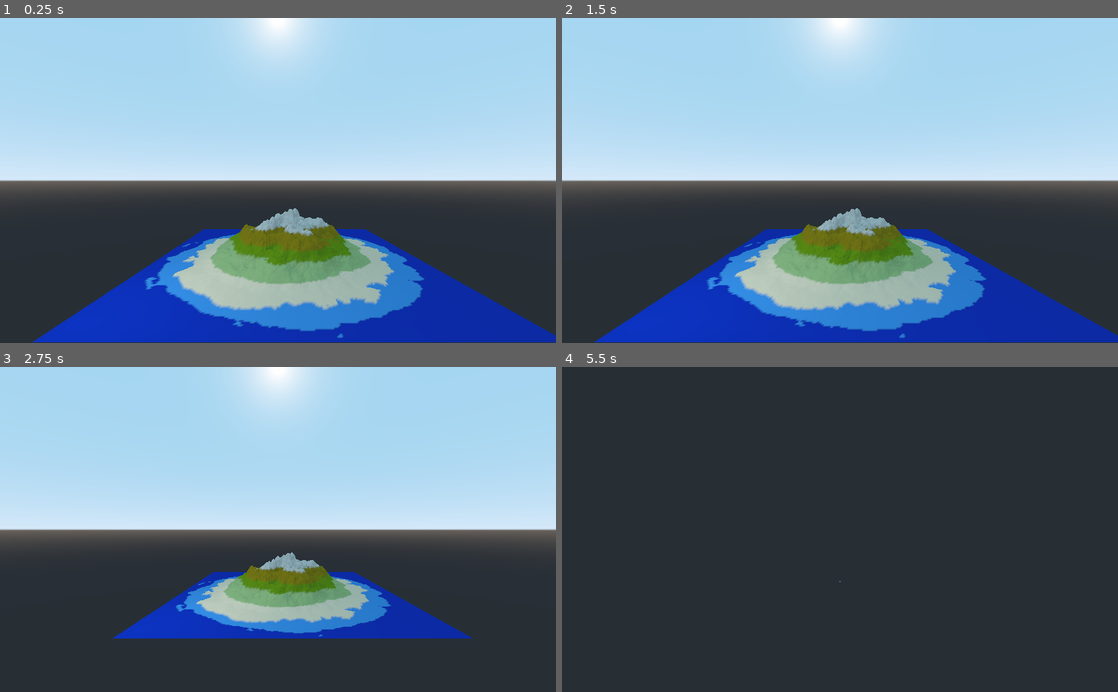
Above: before the commit, frames 1-4 (two rows, left to right).
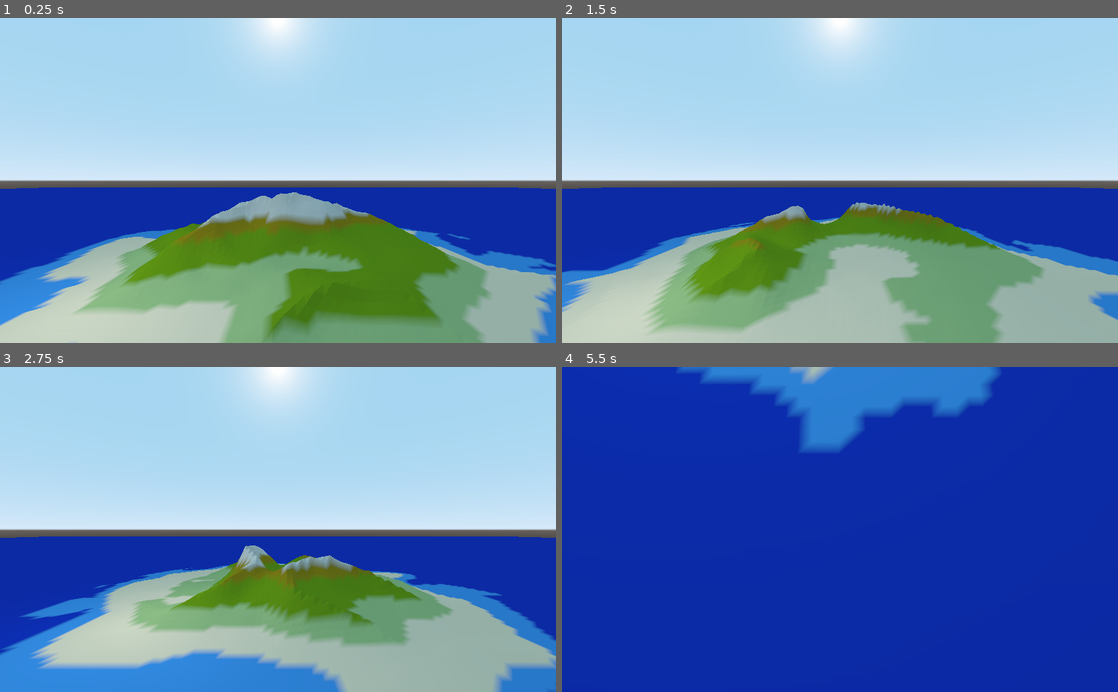
Above: after the commit, the same moments.

Repository: brennanwilkes/Tangaroa2
Game: Godot game, scene res://HeightMapTests.tscn
The game is run twice, just before and just after one commit, with the same random seed, the same clock (stepped at 60 frames per second) and the same inputs.
Inputs (mouse positions are in pixels of both pictures, inside the frame that each line leads up to):
- Up to frame 1 (0.25 s): no input
- Up to frame 2 (1.5 s): tap Enter (anim_off, bound only after the commit) at 0.5 s; move the mouse to (962, 164) at 0.52 s; hold Enter (anim_off, bound only after the commit) 0.53-1.28 s; click (962, 164) at 0.67 s; tap Space (anim_on, bound only after the commit) at 0.8, 1.35 s; move the mouse to (728, 196) at 1.27 s; click (728, 196) at 1.42 s
- Up to frame 3 (2.75 s): tap Enter (anim_off, bound only after the commit) at 1.55 s; tap Space (anim_on, bound only after the commit) at 2, 2.3 s; move the mouse to (333, 458) at 2.02 s; hold S (camera_backward) from 2.03 s (still down); click (333, 458) at 2.17 s
- Up to frame 4 (5.5 s): move the mouse to (812, 594) at 2.77 s; release S (camera_backward) at 2.78 s; tap W (camera_forward) at 2.85 s; click (812, 594) at 2.92 s; tap Enter (anim_off, bound only after the commit) at 3.05, 3.5, 4.55 s; move the mouse to (1006, 578) at 3.52 s; hold A (camera_left) 3.53-4.28 s; click (1006, 578) at 3.67 s; tap Space (anim_on, bound only after the commit) at 3.8, 5, 5.3 s; move the mouse to (673, 480) at 4.27 s; tap D (camera_right) at 4.35 s; click (673, 480) at 4.42 s; move the mouse to (867, 529) at 5.02 s; hold C (camera_rotate_down) from 5.03 s (still down); click (867, 529) at 5.17 s

The runs differ from the first frame. In frame 1, 46% of the frame differs, in the area x 0-100%, y 52-100%; in frame 2, 46%; in frame 3, 47%; in frame 4, 100%, in the area x 0-100%, y 0-100%.

Commit message:
Anim controls. Total overhaul of noise settings. Added ridged noise

Diff:
--- a/DebugCamera.tscn
+++ b/DebugCamera.tscn
@@ -3,4 +3,5 @@
 [ext_resource path="res://DebugCamera.gd" type="Script" id=1]
 
 [node name="DebugCamera" type="Camera"]
+far = 500.0
 script = ExtResource( 1 )
--- /dev/null
+++ b/DebugController.gd
@@ -0,0 +1,11 @@
+extends Spatial
+
+onready var isl = get_node("Island3D")
+
+func _process(delta):
+	if Input.is_action_pressed("anim_on"):
+		isl.liveRefresh = true;
+		isl.animate = true;
+	if Input.is_action_pressed("anim_off"):
+		isl.liveRefresh = false;
+		isl.animate = false;
--- a/HeightMapTests.tscn
+++ b/HeightMapTests.tscn
@@ -1,9 +1,31 @@
-[gd_scene load_steps=3 format=2]
+[gd_scene load_steps=7 format=2]
 
 [ext_resource path="res://Island3D.tscn" type="PackedScene" id=1]
 [ext_resource path="res://DebugCamera.tscn" type="PackedScene" id=2]
+[ext_resource path="res://DebugController.gd" type="Script" id=3]
+
+[sub_resource type="Shader" id=1]
+code = "shader_type spatial;
+
+void vertex() {
+	COLOR.b = 0.439;
+	COLOR.g = 0.027;
+	COLOR.r = 0.0;
+}
+
+void fragment(){
+  ALBEDO = COLOR.xyz;
+}"
+
+[sub_resource type="ShaderMaterial" id=2]
+shader = SubResource( 1 )
+
+[sub_resource type="PlaneMesh" id=3]
+material = SubResource( 2 )
+size = Vector2( 1, 1 )
 
 [node name="HeightMapTests" type="Spatial"]
+script = ExtResource( 3 )
 
 [node name="OmniLight" type="OmniLight" parent="."]
 transform = Transform( 1, 0, 0, 0, 1, 0, 0, 0, 1, -22.5269, 11.9443, 22.1142 )
@@ -18,3 +40,7 @@
 
 [node name="DebugCamera" parent="." instance=ExtResource( 2 )]
 transform = Transform( 1, 0, 0, 0, 1, 0, 0, 0, 1, -2.04645, 15.1161, 46.7244 )
+
+[node name="water" type="CSGMesh" parent="."]
+transform = Transform( 1000, 0, 0, 0, 1, 0, 0, 0, 1000, 0, -0.1, 0 )
+mesh = SubResource( 3 )
--- /dev/null
+++ b/Island3D-debug.shader
@@ -0,0 +1,50 @@
+shader_type spatial;
+
+
+float deep(float h){
+	return float(h < 0.005);
+}
+float shallows(float h){
+	return float(h < 0.25 && h > 0.005);
+}
+float beach(float h){
+	return float(h >= 0.25 && h < 1.0);
+}
+float grass1(float h){
+	return float(h >= 1.0 && h < 2.6);
+}
+float grass2(float h){
+	return float(h >= 2.6 && h < 6.0);
+}
+float grass3(float h){
+	return float(h >= 6.0 && h < 8.0);
+}
+float rock1(float h){
+	return float(h >= 8.0);
+}
+
+
+float calc_r(float h){
+	return deep(h)*0.0 + shallows(h)*0.047 + beach(h)*0.816 + grass1(h)*0.345 + grass2(h)*0.153 + grass3(h)*0.298 + rock1(h)*0.584;
+}
+float calc_g(float h){
+	return deep(h)*0.027 + shallows(h)*0.286 + beach(h)*0.671 + grass1(h)*0.494 + grass2(h)*0.298 + grass3(h)*0.212 + rock1(h)*0.586;
+}
+float calc_b(float h){
+	return deep(h)*0.439 + shallows(h)*0.695 + beach(h)*0.463 + grass1(h)*0.192 + grass2(h)*0.0 + grass3(h)*0.0 + rock1(h)*0.533;
+}
+
+void vertex() {
+	float y = VERTEX.y;
+
+	VERTEX.y = y * float(y >= 0.25) + float(y < 0.25 && y>=0.005)*0.01;
+
+	COLOR.r = calc_r(y);
+	COLOR.g = calc_g(y);
+	COLOR.b = calc_b(y);
+}
+
+
+void fragment(){
+  ALBEDO = COLOR.xyz;
+}
--- a/Island3D.gd
+++ b/Island3D.gd
@@ -1,21 +1,33 @@
 extends CSGMesh
 
 
-export var amplitude = 15.0;
+export var noise_amplitude = 2.5;
+export var noise_power = 2.25;
 
-export var noise_size : Vector2 = Vector2(50.0,50.0);
-export var noise_precision : Vector2 = Vector2(4,4);
-export var noise_scale = Vector2(12.5,12.5);
+
+export var noise_size : Vector2 = Vector2(50,50);
+export var noise_precision : Vector2 = Vector2(1,1);
+export var noise_scale = Vector2(4.0,4.0);
 export var noise_shift = Vector3(0.0,0.0,0.0);
 
 export var noise_lacunarity = 2.0;
-export var noise_octaves = 8;
+export var noise_octaves = 4;
 export var noise_period = 64.0;
-export var noise_persistence = 0.5;
+export var noise_persistence = 0.35;
 export var noise_seed = 0;
+
+
+export var ridged_noise_amplitude = 1.5;
+export var ridged_noise_power = 6;
+export var ridged_noise_scale = Vector2(2,2);
 
 onready var noise_mesh = self.get_mesh();
 onready var noiseGenerator = OpenSimplexNoise.new();
+onready var ridgedNoiseGenerator = OpenSimplexNoise.new();
+
+
+export var liveRefresh = false;
+export var animate = false;
 
 
 
@@ -32,9 +44,6 @@
 	var dis = distance(coord,Vector2(0.0,0.0));
 	dis /= MAX_CIRCLE_DISTANCE;
 
-	#dis = smin(pow(dis,1/4),pow(dis+0.5,4),0.85);
-	#dis = pow(dis,0.15);
-	#dis = pow(dis+0.2,4)
 	dis = smin(pow(dis,0.15),pow(dis+0.5,4),0.999999)
 	return clamp(1 - dis,0,1);
 
@@ -46,29 +55,53 @@
 	noiseGenerator.persistence = noise_persistence;
 	noiseGenerator.lacunarity = noise_lacunarity;
 
-func get_transformed_noise_3d(coord):
-	return noiseGenerator.get_noise_3d(coord.x*noise_scale.x + noise_shift.x,coord.y*noise_scale.y + noise_shift.y , noise_shift.z);
+	ridgedNoiseGenerator.seed = noise_seed;
+	ridgedNoiseGenerator.octaves = noise_octaves;
+	ridgedNoiseGenerator.period = noise_period;
+	ridgedNoiseGenerator.persistence = noise_persistence;
+	ridgedNoiseGenerator.lacunarity = noise_lacunarity;
+
+func get_transformed_noise_3d(coord : Vector2, generator, scale_factor):
+	return generator.get_noise_3d(coord.x*scale_factor.x + noise_shift.x,coord.y*scale_factor.y + noise_shift.y , noise_shift.z);
 
 
 func get_noise_mask(coord : Vector2, midpoint : float):
-	return 1 if get_transformed_noise_3d(coord) > midpoint else -1;
+	return 1 if get_transformed_noise_3d(coord, noiseGenerator, noise_scale) > midpoint else -1;
 
+func get_ridged_noise(coord : Vector2):
+	var height =  1 - abs(get_transformed_noise_3d(coord, ridgedNoiseGenerator, ridged_noise_scale));
+	height *= ridged_noise_amplitude;
+	height = pow(height,ridged_noise_power);
+	return height;
 
 func get_noise_height(coord : Vector2):
-	var height = get_transformed_noise_3d(coord);
+	var height = get_transformed_noise_3d(coord, noiseGenerator, noise_scale);
 	height = (height+1)/2;
+
+	height *= noise_amplitude;
+	height = pow(height,noise_power);
+
 	return height;
 
 func get_island_height(coord : Vector2):
 	var height =  get_noise_height(coord);
+	var ridges = get_ridged_noise(coord);
+
+	height += ridges;
+
+
+
 	height *= circle_distance(coord);
-	height *= amplitude;
 
 	if(height < 0.1):
-		var oldseed = noiseGenerator.seed;
 		noiseGenerator.seed += 100;
+		var old_scale = noise_scale;
+		#noise_scale = Vector2(5,5);
+
 		height *= get_noise_mask(coord, 0.25);
-		noiseGenerator.seed = oldseed;
+
+		noise_scale = old_scale;
+		noiseGenerator.seed = noise_seed;
 
 	return height;
 
@@ -106,5 +139,9 @@
 
 
 # Called every frame. 'delta' is the elapsed time since the previous frame.
-#func _process(delta):
-#	pass
+func _process(delta):
+	if liveRefresh:
+		if animate:
+			noise_shift.z += delta * 50;
+		update_noise_settings();
+		update_mesh();
--- a/Island3D.tscn
+++ b/Island3D.tscn
@@ -1,68 +1,18 @@
 [gd_scene load_steps=5 format=2]
 
 [ext_resource path="res://Island3D.gd" type="Script" id=1]
+[ext_resource path="res://Island3D-debug.shader" type="Shader" id=2]
 
 [sub_resource type="PlaneMesh" id=1]
 size = Vector2( 10, 10 )
 subdivide_width = 10
 subdivide_depth = 10
 
-[sub_resource type="Shader" id=2]
-code = "shader_type spatial;
-
-
-float deep(float h){
-	return float(h < 0.005);
-}
-float shallows(float h){
-	return float(h < 0.25 && h > 0.005);
-}
-float beach(float h){
-	return float(h >= 0.25 && h < 1.0);
-}
-float grass1(float h){
-	return float(h >= 1.0 && h < 2.6);
-}
-float grass2(float h){
-	return float(h >= 2.6 && h < 4.0);
-}
-float grass3(float h){
-	return float(h >= 4.0 && h < 6.0);
-}
-float rock1(float h){
-	return float(h >= 6.0);
-}
-
-
-float calc_r(float h){
-	return deep(h)*0.0 + shallows(h)*0.047 + beach(h)*0.816 + grass1(h)*0.345 + grass2(h)*0.153 + grass3(h)*0.298 + rock1(h)*0.584;
-}
-float calc_g(float h){
-	return deep(h)*0.027 + shallows(h)*0.286 + beach(h)*0.671 + grass1(h)*0.494 + grass2(h)*0.298 + grass3(h)*0.212 + rock1(h)*0.586;
-}
-float calc_b(float h){
-	return deep(h)*0.439 + shallows(h)*0.695 + beach(h)*0.463 + grass1(h)*0.192 + grass2(h)*0.0 + grass3(h)*0.0 + rock1(h)*0.533;
-}
-
-void vertex() {
-	float y = VERTEX.y;
-
-	VERTEX.y = y * float(y >= 0.25);
-
-	COLOR.r = calc_r(y);
-	COLOR.g = calc_g(y);
-	COLOR.b = calc_b(y);
-}
-
-
-void fragment(){
-  ALBEDO = COLOR.xyz;
-}"
-
-[sub_resource type="ShaderMaterial" id=3]
-shader = SubResource( 2 )
+[sub_resource type="ShaderMaterial" id=2]
+shader = ExtResource( 2 )
 
 [node name="Island3D" type="CSGMesh"]
 mesh = SubResource( 1 )
-material = SubResource( 3 )
+material = SubResource( 2 )
 script = ExtResource( 1 )
+noise_size = Vector2( 100, 100 )
--- a/project.godot
+++ b/project.godot
@@ -65,6 +65,16 @@
 "events": [ Object(InputEventKey,"resource_local_to_scene":false,"resource_name":"","device":0,"alt":false,"shift":false,"control":false,"meta":false,"command":false,"pressed":false,"scancode":67,"unicode":0,"echo":false,"script":null)
  ]
 }
+anim_on={
+"deadzone": 0.5,
+"events": [ Object(InputEventKey,"resource_local_to_scene":false,"resource_name":"","device":0,"alt":false,"shift":false,"control":false,"meta":false,"command":false,"pressed":false,"scancode":32,"unicode":0,"echo":false,"script":null)
+ ]
+}
+anim_off={
+"deadzone": 0.5,
+"events": [ Object(InputEventKey,"resource_local_to_scene":false,"resource_name":"","device":0,"alt":false,"shift":false,"control":false,"meta":false,"command":false,"pressed":false,"scancode":16777221,"unicode":0,"echo":false,"script":null)
+ ]
+}
 
 [rendering]
 
